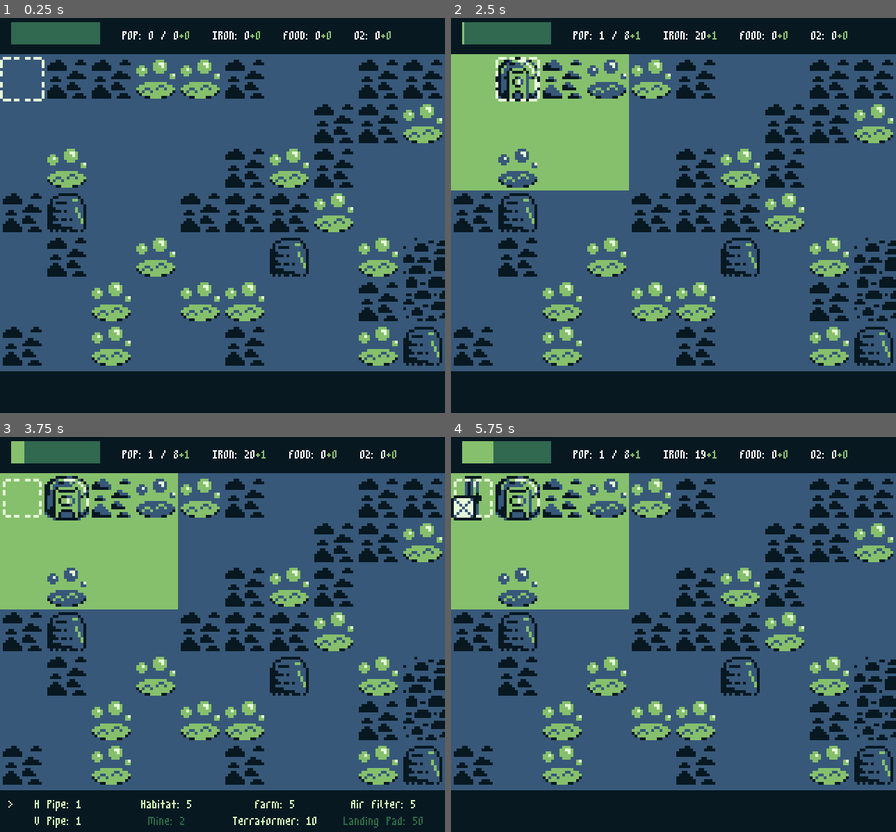
Above: before the commit, frames 1-4 (two rows, left to right).
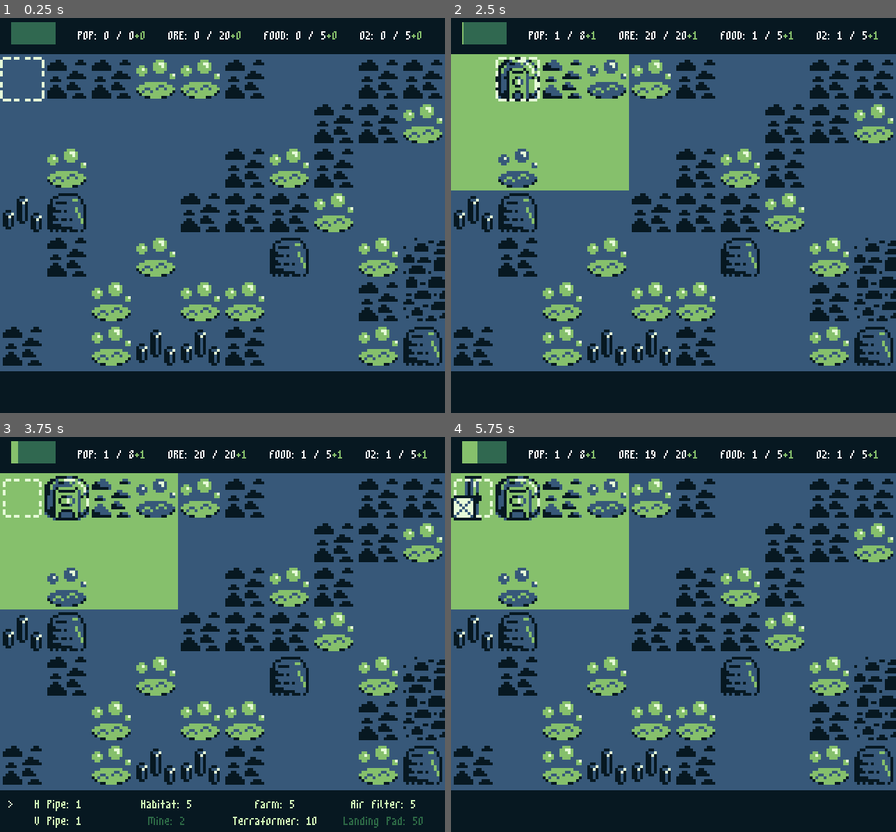
Above: after the commit, the same moments.

Repository: lrozanski/gb-jam-11_space
Game: Godot game, scene res://scenes/main.tscn
Same seed, same stepped clock (60 frames per second), same inputs: the game is played once before the commit and once after it.
Inputs:
- Up to frame 1 (0.25 s): no input
- Up to frame 2 (2.5 s): hold D (Right) 0.53-1.28 s; tap Z (Confirm) at 0.6, 2.1 s; tap Enter at 1.25 s; hold S (Down) 1.28-2.03 s; tap C (Start) at 1.35 s; hold D (Right) from 2.03 s (still down)
- Up to frame 3 (3.75 s): release D (Right) at 2.78 s; hold W (Up) 2.78-3.53 s; tap C (Start) at 2.85, 3.5 s; hold A (Left) from 3.53 s (still down); tap Z (Confirm) at 3.6 s
- Up to frame 4 (5.75 s): tap C (Start) at 4.35 s; release A (Left) at 5.03 s; hold S (Down) from 5.03 s (still down); tap Z (Confirm) at 5.1 s

The runs differ from the first frame. In frame 1, 2.2% of the frame differs, in the area x 0-95%, y 1-89%; in frame 2, 2.2%; in frame 3, 2.2%; in frame 4, 2.4%, in the area x 0-96%, y 1-89%.

Commit message:
Capped ore, food and oxygen

Diff:
--- a/map/Map.gd
+++ b/map/Map.gd
@@ -21,6 +21,7 @@
 
 @export_category("Map Generation")
 @export var noise: FastNoiseLite
+@export var ore_patches: int = 3
 
 @onready var cursor: Cursor = $"%Cursor"
 @onready var buildings: Buildings = $"%Buildings"
@@ -52,7 +53,11 @@
 	Vector2i(3, 1): Vector2i(0, 1),
 	Vector2i(4, 1): Vector2i(1, 1),
 	Vector2i(5, 1): Vector2i(2, 1),
+	Vector2i(7, 1): Vector2i(6, 1),
 }
+
+const PLAYABLE_WIDTH: int = 9
+const PLAYABLE_MAX_Y: int = 7
 
 
 func _ready():
@@ -115,8 +120,8 @@
 			instance.global_position = cursor.global_position
 			buildings.add_child(instance)
 
-	var iron_cost = buildings.BUILDING_COST[building_name]
-	resource_manager.update_iron(-iron_cost)
+	var ore_cost = buildings.BUILDING_COST[building_name]
+	resource_manager.update_ore(-ore_cost)
 	building_built.emit(building_name, _get_cursor_tile_position())
 
 
@@ -128,8 +133,8 @@
 	var building = Buildings.query_building(cursor_position, get_world_2d())
 
 	if building != null:
-		var iron_cost = buildings.BUILDING_COST[building.building_type]
-		resource_manager.update_iron(iron_cost)
+		var ore_cost = buildings.BUILDING_COST[building.building_type]
+		resource_manager.update_ore(ore_cost)
 		building_removed.emit(building.building_type, building.disabled)
 		building.queue_free()
 
@@ -137,8 +142,8 @@
 func _generate_map():
 	noise.seed = randi()
 
-	for y in range(1, 8):
-		for x in range(10):
+	for y in range(1, PLAYABLE_MAX_Y + 1):
+		for x in range(PLAYABLE_WIDTH + 1):
 			var cell_position = Vector2i(x, y)
 			var value = (noise.get_noise_2dv(cell_position * Map.TILE_SIZE) + 1) / 2.0
 			var tile_coords = BLANK_TILE_COORDS
@@ -166,6 +171,26 @@
 		set_cell(0, tile_position + Vector2i(0, 1), 0, patch_pattern[2])
 		set_cell(0, tile_position + Vector2i(1, 1), 0, patch_pattern[3])
 
+	_generate_ore_patches()
+
+
+func _generate_ore_patches():
+	var i = 0
+	var placed_ore_patches = 0
+
+	while placed_ore_patches < ore_patches && i < 100:
+		i += 1
+
+		var cell_position = Vector2i(randi_range(0, PLAYABLE_WIDTH), randi_range(1, PLAYABLE_MAX_Y))
+
+		if get_cell_atlas_coords(0, cell_position) == Vector2i(7, 1):
+			continue
+
+		# (7, 1) Ore Patch
+		# (6, 1) Ore Patch (terraformed)
+		set_cell(0, cell_position, 0, Vector2i(7, 1))
+		placed_ore_patches += 1
+
 
 func terraform_tile(tile_position: Vector2i):
 	var tile_source_id = get_cell_source_id(0, tile_position)
--- a/map/tile_set.tres
+++ b/map/tile_set.tres
@@ -26,7 +26,10 @@
 4:1/0 = 0
 5:1/0 = 0
 6:1/0 = 0
+6:1/0/custom_data_0 = true
+6:1/0/custom_data_1 = true
 7:1/0 = 0
+7:1/0/custom_data_1 = true
 0:2/0 = 0
 1:2/0 = 0
 2:2/0 = 0
--- a/resources/ResourceManager.gd
+++ b/resources/ResourceManager.gd
@@ -2,16 +2,19 @@
 class_name ResourceManager
 
 signal population_changed
-signal iron_changed
+signal ore_changed
 
 static var POPULATION: int
 static var MAX_POPULATION: int
-static var IRON: int
+static var ORE: int
+static var MAX_ORE: int = 20
 static var FOOD: int
+static var MAX_FOOD: int = 5
 static var OXYGEN: int
+static var MAX_OXYGEN: int = 5
 
 static var POPULATION_PER_TICK: int
-static var IRON_PER_TICK: int
+static var ORE_PER_TICK: int
 static var FOOD_PER_TICK: int
 static var OXYGEN_PER_TICK: int
 
@@ -21,32 +24,32 @@
 @onready var map: Map = $"%TileMap"
 @onready var ui_resources: HBoxContainer = $"%ResourceBar/%Resources"
 @onready var population_label: ResourceLabel = ui_resources.get_node("Population")
-@onready var iron_label: ResourceLabel = ui_resources.get_node("Iron")
+@onready var ore_label: ResourceLabel = ui_resources.get_node("Ore")
 @onready var food_label: ResourceLabel = ui_resources.get_node("Food")
 @onready var oxygen_label: ResourceLabel = ui_resources.get_node("Oxygen")
 
 var resource_change_buffer = {
 	"population": 0,
 	"max_population": 0,
-	"iron": 0,
+	"ore": 0,
 	"food": 0,
 	"oxygen": 0
 }
 
 
-func update_iron(amount: int):
-	resource_change_buffer["iron"] += amount
+func update_ore(amount: int):
+	resource_change_buffer["ore"] += amount
 
 
 func _ready():
 	POPULATION = 0
 	MAX_POPULATION = 0
-	IRON = 0
+	ORE = 0
 	FOOD = 0
 	OXYGEN = 0
 
 	POPULATION_PER_TICK = 0
-	IRON_PER_TICK = 0
+	ORE_PER_TICK = 0
 	FOOD_PER_TICK = 0
 	OXYGEN_PER_TICK = 0
 
@@ -62,12 +65,16 @@
 	POPULATION = 1
 	MAX_POPULATION = 8
 	POPULATION_PER_TICK = 1
-	IRON = 20
-	IRON_PER_TICK = 1
+	ORE = 20
+	ORE_PER_TICK = 1
+	FOOD = 1
+	FOOD_PER_TICK = 1
+	OXYGEN = 1
+	OXYGEN_PER_TICK = 1
 
 	_update_resource_ui()
 	population_changed.emit()
-	iron_changed.emit()
+	ore_changed.emit()
 
 
 func _on_building_built(building: String, _tile_position: Vector2i):
@@ -113,16 +120,16 @@
 			pass
 		"Mine":
 			if disabled:
-				IRON_PER_TICK -= 1
+				ORE_PER_TICK -= 1
 			else:
-				IRON_PER_TICK += 1
+				ORE_PER_TICK += 1
 
 	_update_resource_ui()
 
 
 func update_resources():
 	resource_change_buffer["population"] += POPULATION_PER_TICK
-	resource_change_buffer["iron"] += IRON_PER_TICK
+	resource_change_buffer["ore"] += ORE_PER_TICK
 	resource_change_buffer["food"] += FOOD_PER_TICK
 	resource_change_buffer["oxygen"] += OXYGEN_PER_TICK
 
@@ -137,33 +144,33 @@
 
 func _update_resource_ui():
 	population_label.update_label(POPULATION, POPULATION_PER_TICK, MAX_POPULATION)
-	iron_label.update_label(IRON, IRON_PER_TICK)
-	food_label.update_label(FOOD, FOOD_PER_TICK)
-	oxygen_label.update_label(OXYGEN, OXYGEN_PER_TICK)
+	ore_label.update_label(ORE, ORE_PER_TICK, MAX_ORE)
+	food_label.update_label(FOOD, FOOD_PER_TICK, MAX_FOOD)
+	oxygen_label.update_label(OXYGEN, OXYGEN_PER_TICK, MAX_OXYGEN)
 
 
 func _process(_delta):
 	if (
 		resource_change_buffer["population"] != 0
 		|| resource_change_buffer["max_population"] != 0
-		|| resource_change_buffer["iron"] != 0
+		|| resource_change_buffer["ore"] != 0
 		|| resource_change_buffer["food"] != 0
 		|| resource_change_buffer["oxygen"] != 0
 	):
 		POPULATION += resource_change_buffer["population"]
 		MAX_POPULATION += resource_change_buffer["max_population"]
-		IRON += resource_change_buffer["iron"]
-		FOOD += resource_change_buffer["food"]
-		OXYGEN += resource_change_buffer["oxygen"]
+		ORE = min(ORE + resource_change_buffer["ore"], MAX_ORE)
+		FOOD = min(FOOD +resource_change_buffer["food"], MAX_FOOD)
+		OXYGEN = min(OXYGEN + resource_change_buffer["oxygen"], MAX_OXYGEN)
 		_update_resource_ui()
 
 		population_changed.emit()
-		iron_changed.emit()
+		ore_changed.emit()
 
 		resource_change_buffer = {
 			"population": 0,
 			"max_population": 0,
-			"iron": 0,
+			"ore": 0,
 			"food": 0,
 			"oxygen": 0
 		}
--- a/ui/BuildingPanel.gd
+++ b/ui/BuildingPanel.gd
@@ -73,5 +73,5 @@
 	_update_building_name()
 
 
-func toggle_mine_item(disabled: bool):
-	mine_label.disabled = disabled
+func toggle_mine_item(is_ore_patch: bool):
+	mine_label.invalid_placement = !is_ore_patch
--- a/ui/UI_Manager.gd
+++ b/ui/UI_Manager.gd
@@ -17,7 +17,7 @@
 
 	building_panel.visible = true
 	building_panel.process_mode = Node.PROCESS_MODE_INHERIT
-	building_panel.toggle_mine_item(!is_ore_patch)
+	building_panel.toggle_mine_item(is_ore_patch)
 
 
 func _on_building_panel_close(_building_name: String = ""):
--- a/ui/building_labels/building_label.gd
+++ b/ui/building_labels/building_label.gd
@@ -1,12 +1,19 @@
 extends Label
 class_name BuildingLabel
+
+var invalid_placement: bool = false:
+	set(value):
+		invalid_placement = value
+		_update_color()
+	get:
+		return invalid_placement
 
 @export var disabled: bool = false:
 	set(value):
 		disabled = value
-		self_modulate = disabled_color if disabled else enabled_color
+		_update_color()
 	get:
-		return disabled
+		return true if invalid_placement else disabled
 
 @export var enabled_color: Color
 @export var disabled_color: Color
@@ -15,7 +22,7 @@
 @onready var resource_manager: ResourceManager = $"/root/Scene/%ResourceManager"
 
 func _ready():
-	resource_manager.connect("iron_changed", _update_cost, CONNECT_DEFERRED)
+	resource_manager.connect("ore_changed", _update_cost, CONNECT_DEFERRED)
 
 	_update_cost()
 
@@ -24,4 +31,8 @@
 	var cost = buildings.BUILDING_COST.get(self.name as String) as int
 	text = "%s: %s" % [self.name as String, cost]
 
-	disabled = resource_manager.IRON < cost
+	disabled = resource_manager.ORE < cost
+
+
+func _update_color():
+	self_modulate = disabled_color if disabled else enabled_color
--- a/ui/resource_bar.tscn
+++ b/ui/resource_bar.tscn
@@ -28,7 +28,7 @@
 
 [node name="TextureProgressBar" type="TextureProgressBar" parent="MarginContainer/Resources/MarginContainer"]
 unique_name_in_owner = true
-custom_minimum_size = Vector2(128, 32)
+custom_minimum_size = Vector2(64, 32)
 layout_mode = 2
 size_flags_vertical = 4
 max_value = 1.0
@@ -43,9 +43,9 @@
 layout_mode = 2
 label = "POP"
 
-[node name="Iron" parent="MarginContainer/Resources" instance=ExtResource("3_idjdk")]
+[node name="Ore" parent="MarginContainer/Resources" instance=ExtResource("3_idjdk")]
 layout_mode = 2
-label = "IRON"
+label = "ORE"
 
 [node name="Food" parent="MarginContainer/Resources" instance=ExtResource("3_idjdk")]
 layout_mode = 2
